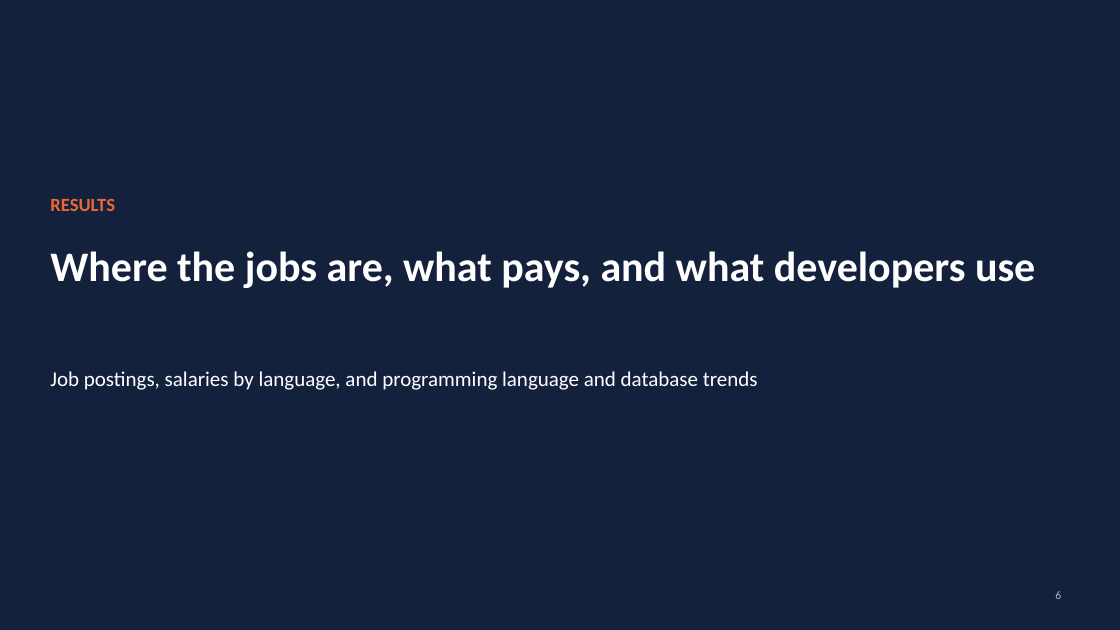
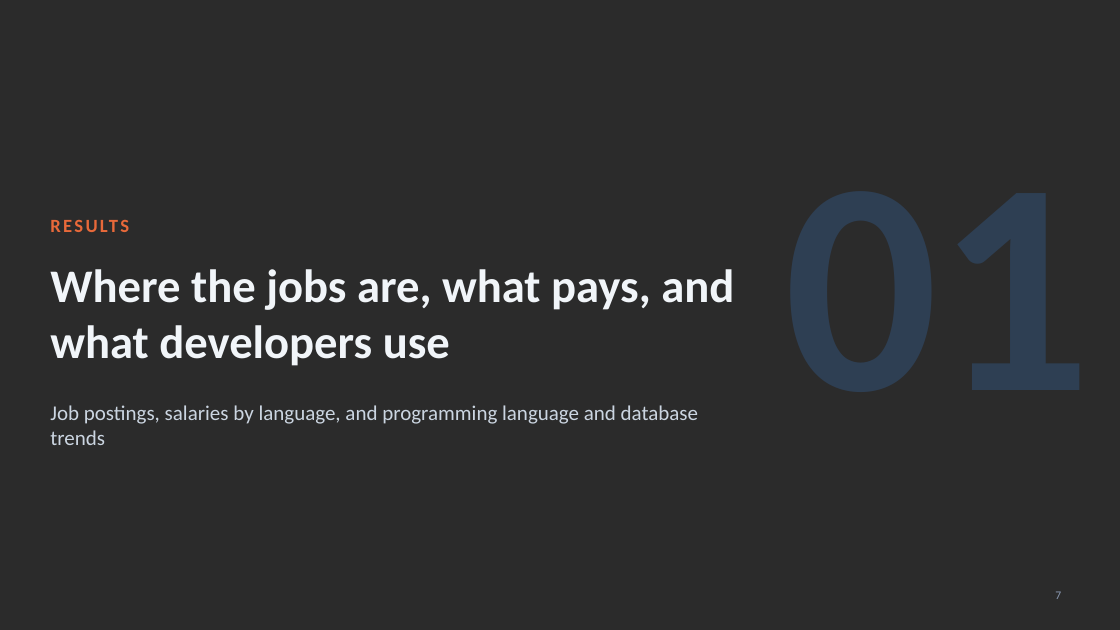
Before and after one commit to v-ambrosino/ibm-data-analyst-capstone, a slide deck: slide 7 of presentation/Developer_Technology_Trends_Vincenzo_Ambrosino.pptx (slide 6 before the commit). Drawn at 1120x630 pixels with LibreOffice and Linux fonts; fonts in the diff are those of the drawing; background and template pictures are left out; a plain dark background stands for a picture behind light text. Boxes give left, top, right and bottom in pixels: in the first picture for what was removed or moved away, otherwise in the second. Text is boxed around its words. In the diff, an @@ line names an element or a change of style, - is before the commit and + after.

```diff
--- a/presentation/Developer_Technology_Trends_Vincenzo_Ambrosino.pptx
+++ b/presentation/Developer_Technology_Trends_Vincenzo_Ambrosino.pptx
@@ background #14213D to picture (left out) @@
@@ text added at (706,76,1092,462), 260 pt, text #3987E5 at 22% opacity, bold @@
+01
@@ text "RESULTS": place and size @@
-text "RESULTS" at (50,198,115,211)
+text "RESULTS" at (50,214,723,252)
@@ text "RESULTS" at (50,214,723,252): text colour #EB6834 to #E8693A, letter spacing 0 to 2 pt @@
@@ title "Where the jobs are, what ...": place and size @@
-title "Where the jobs are, what ..." at (50,251,1035,288)
+title "Where the jobs are, what ..." at (50,269,734,366)
@@ title "Where the jobs are, what ..." at (50,269,734,366): size 36 to 40 pt, text colour #FFFFFF to #F1F5F9 @@
@@ text "Job postings, salaries by language, ...": place and size @@
-text "Job postings, salaries by language, ..." at (50,371,758,390)
+text "Job postings, salaries by language, ..." at (50,405,698,445)
@@ text "Job postings, salaries by language, ..." at (50,405,698,445): text colour #FFFFFF to #CBD5E1 @@
@@ page number at (1055,591,1061,599): text changed; text colour #9FB3D1 to #8B9AB3 @@
-6
+7
```
Also in this commit, not shown: 21 other slides changed, 3 slides added, 1 other file.
